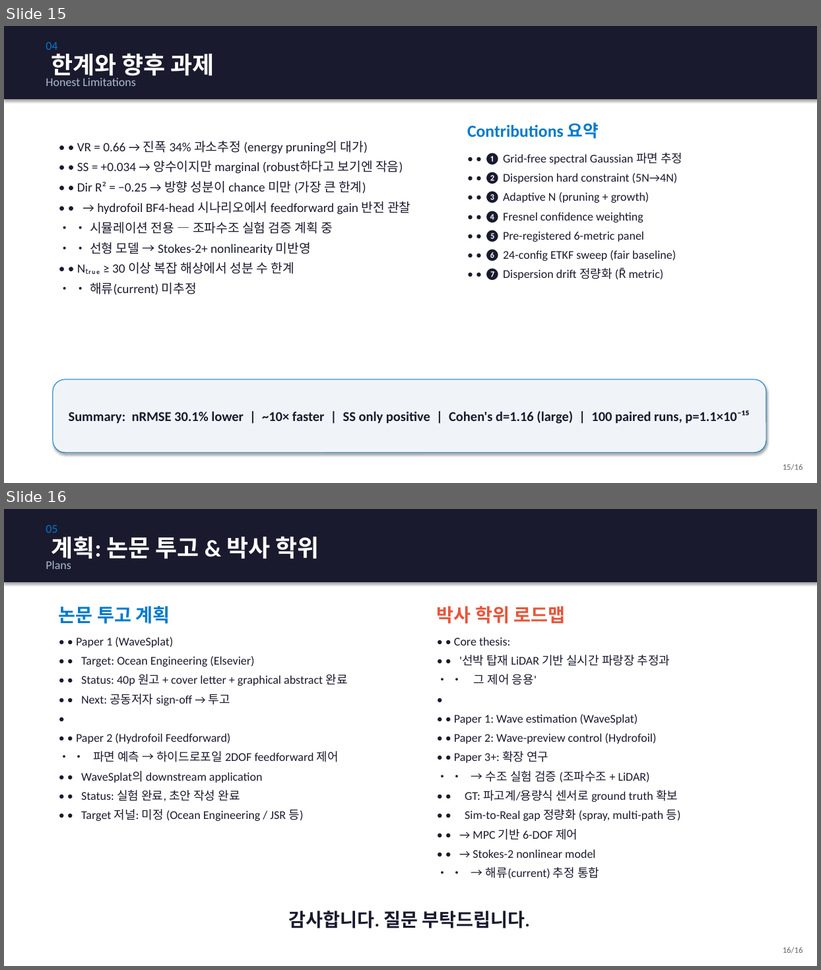
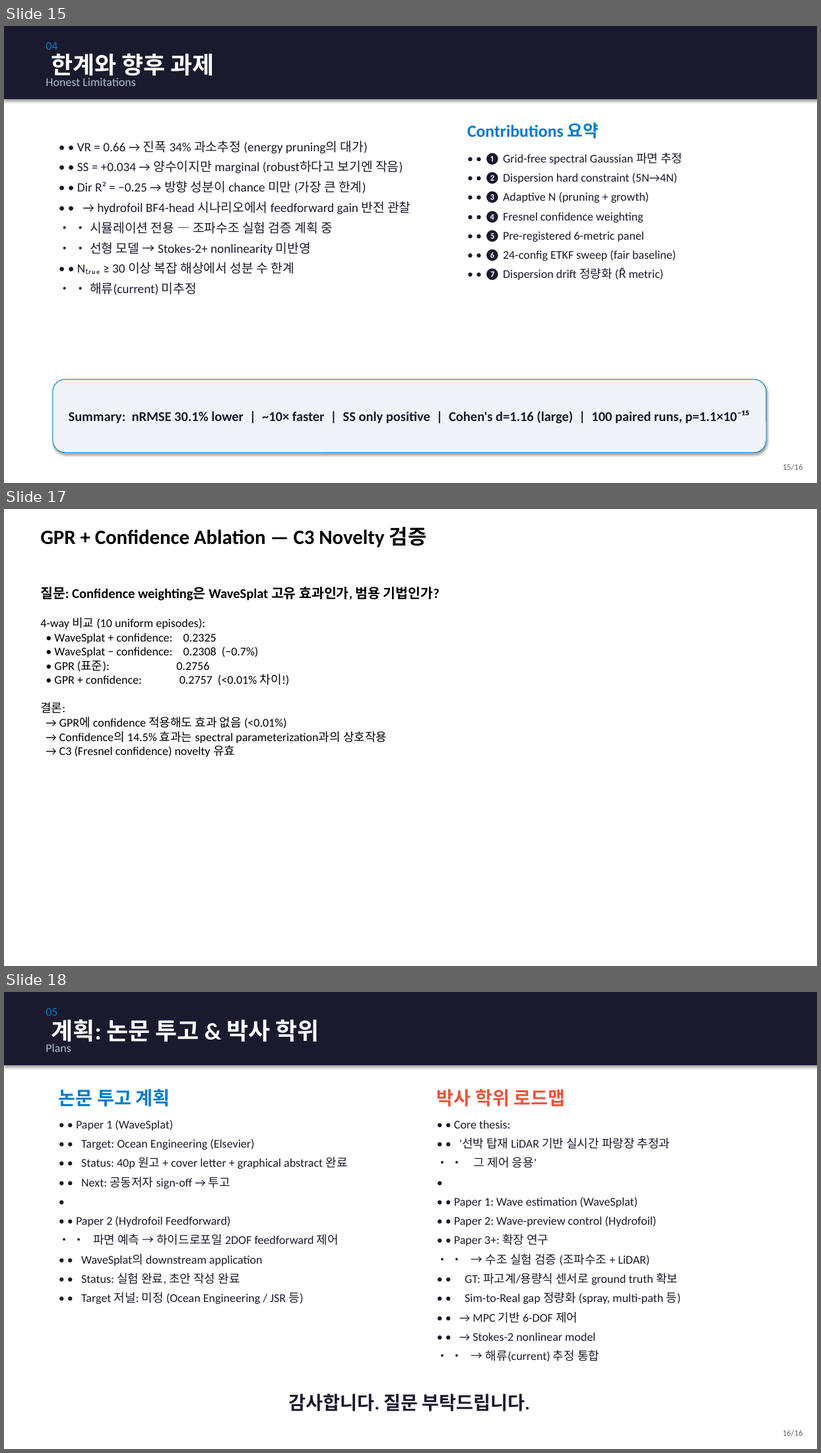
Before and after one commit to SAEYONGPARK94/wavesplat, a slide deck: wavesplat/docs/labmeeting_wavesplat.pptx. Shown one above the other, each under a label of ours: slides 15 and 16 before the commit, slides 15, 17 and 18 after it; the slides between them are not shown. The pictures are 821x970 and 821x1453 pixels, drawn with LibreOffice and Linux fonts; fonts in the diff are those of the drawing. Boxes give left, top, right and bottom in pixels: in the first picture for what was removed or moved away, otherwise in the second. Text is boxed around its words. In the diff, an @@ line names an element or a change of style, - is before the commit and + after.

```diff
--- a/wavesplat/docs/labmeeting_wavesplat.pptx
+++ b/wavesplat/docs/labmeeting_wavesplat.pptx
@@ slide 17 added at (4,509,817,966), background #FFFFFF @@
@@ text added at (40,527,427,547), 24 pt, text #000000, bold @@
+GPR + Confidence Ablation — C3 Novelty 검증
@@ text added at (40,586,440,757), 14 pt, text #000000 @@
+질문: Confidence weighting은 WaveSplat 고유 효과인가, 범용 기법인가?
+4-way 비교 (10 uniform episodes):
+• WaveSplat + confidence: 0.2325
+• WaveSplat − confidence: 0.2308 (−0.7%)
+• GPR (표준): 0.2756
+• GPR + confidence: 0.2757 (<0.01% 차이!)
+결론:
+→ GPR에 confidence 적용해도 효과 없음 (<0.01%)
+→ Confidence의 14.5% 효과는 spectral parameterization과의 상호작용
+→ C3 (Fresnel confidence) novelty 유효
@@ what was slide 16 is now slide 18 @@
```
Also in this commit, not shown: 1 other slide added, 11 other files.
